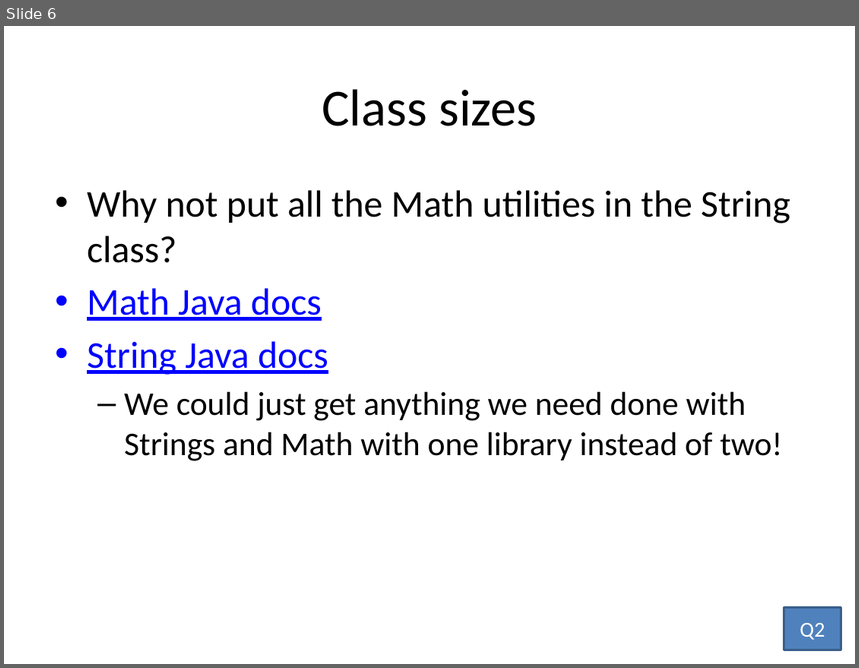
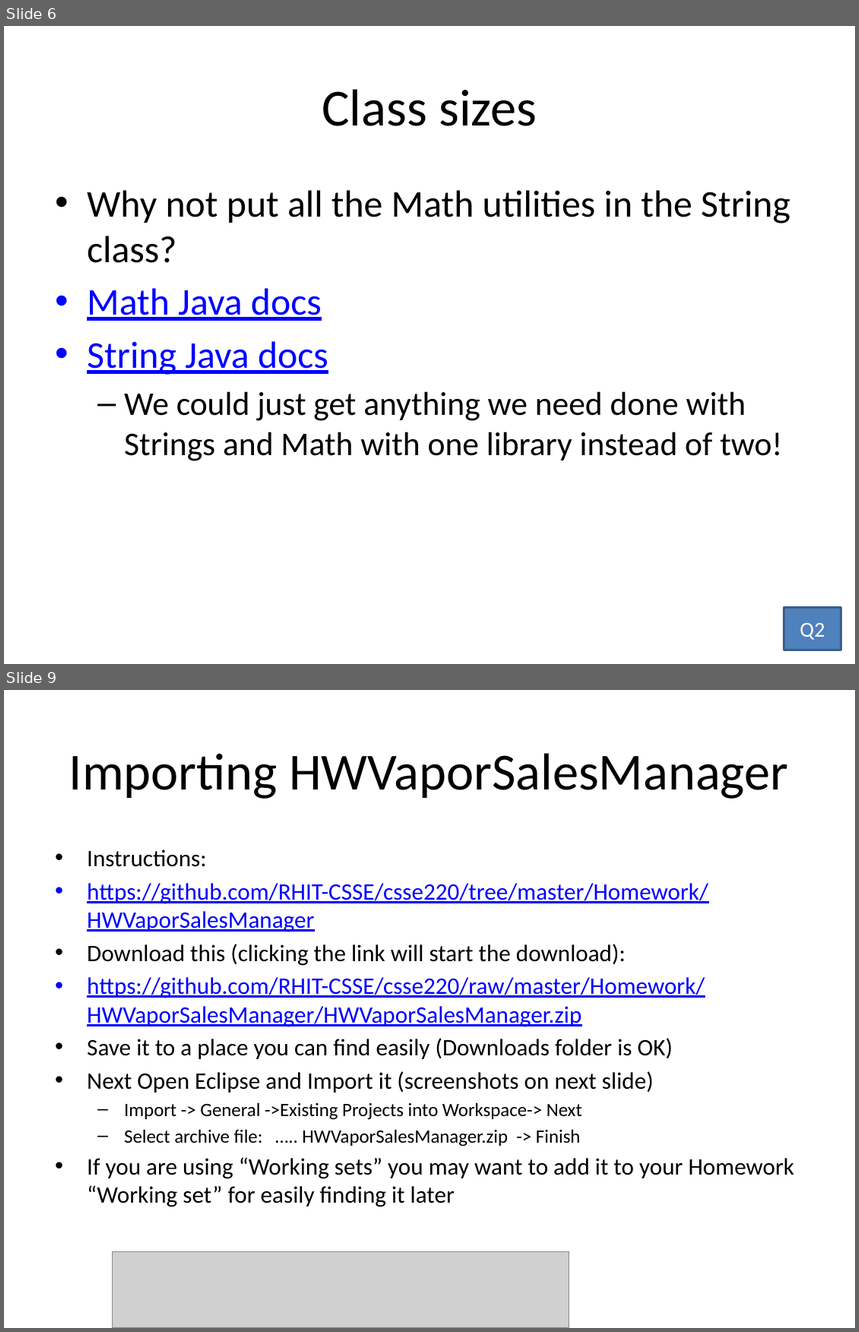
Before and after one commit to RHIT-CSSE/csse220, a slide deck: ClassMaterials/Encapsulation/Slides/Part2-SETechniques-Principle3.pptx. Shown one above the other, each under a label of ours: slide 6 before the commit, slides 6 and 9 after it; the slides between them are not shown. The pictures are 859x668 and 859x1332 pixels, drawn with LibreOffice and Linux fonts; fonts in the diff are those of the drawing; grey boxes stand for pictures. Boxes give left, top, right and bottom in pixels: in the first picture for what was removed or moved away, otherwise in the second. Text is boxed around its words. In the diff, an @@ line names an element or a change of style, - is before the commit and + after.

```diff
--- a/ClassMaterials/Encapsulation/Slides/Part2-SETechniques-Principle3.pptx
+++ b/ClassMaterials/Encapsulation/Slides/Part2-SETechniques-Principle3.pptx
@@ slide 9 added at <box>4,690,855,1328</box>, background #FFFFFF @@
@@ title added at <box>69,753,788,799</box>, 44 pt, text #000000 @@
+Importing HWVaporSalesManager
@@ text added at <box>87,850,794,1208</box>, 20 pt, text #000000 @@
+• Instructions:
+• https://github.com/RHIT-CSSE/csse220/tree/master/Homework/HWVaporSalesManager
+• Download this (clicking the link will start the download):
+• https://github.com/RHIT-CSSE/csse220/raw/master/Homework/HWVaporSalesManager/HWVaporSalesManager.zip
+• Save it to a place you can find easily (Downloads folder is OK)
+• Next Open Eclipse and Import it (screenshots on next slide)
+  – Import -> General ->Existing Projects into Workspace-> Next
+  – Select archive file: ….. HWVaporSalesManager.zip -> Finish
+• If you are using “Working sets” you may want to add it to your Homework “Working set” for easily finding it later
@@ picture added at <box>112,1252,569,1328</box> @@
```
Also in this commit, not shown: 2 slides changed, 2 other slides added, 48 other files.
